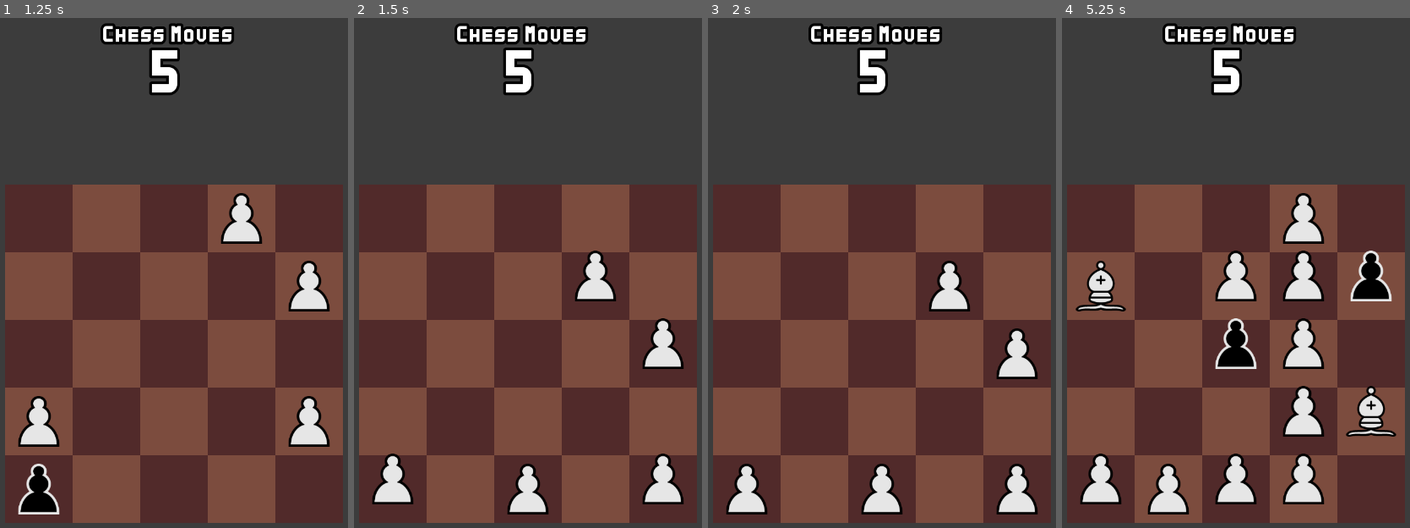
Above: before the commit, frames 1-4 (left to right).
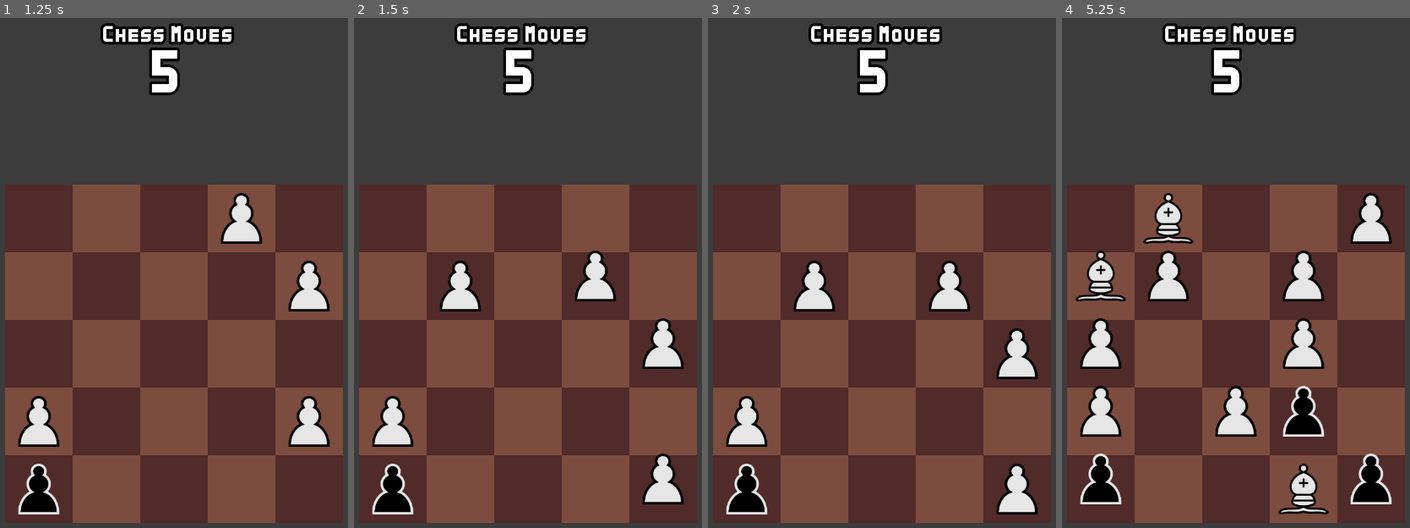
Above: after the commit, the same moments.

Repository: abaker-skudlarek/ChessTiles
Game: Godot game, scene res://Scenes/main.tscn
Same seed, same stepped clock (60 frames per second), same inputs: the game is played once before the commit and once after it. The engine's default icon, where the game draws it, is replaced by a stand-in: a white triangle on a blue panel in a dark square.
Inputs (mouse positions are in pixels of both pictures, inside the frame that each line leads up to):
- Up to frame 1 (1.25 s): tap Enter at 0.5 s; move the mouse to (257, 318) at 0.52 s; hold Right (slide_move_right) from 0.53 s (still down); click (257, 318) at 0.67 s
- Up to frame 2 (1.5 s): tap Space at 1.25 s; move the mouse to (392, 487) at 1.27 s; release Right (slide_move_right) at 1.28 s; hold Down (slide_move_down) from 1.28 s (still down); click (392, 487) at 1.42 s
- Up to frame 3 (2 s): keep holding Down (slide_move_down)
- Up to frame 4 (5.25 s): tap Enter at 2, 3.5 s; move the mouse to (1274, 206) at 2.02 s; release Down (slide_move_down) at 2.03 s; hold Right (slide_move_right) 2.03-2.78 s; tap Space at 2.75, 4.25 s; move the mouse to (1218, 487) at 2.77 s; hold Up (slide_move_up) 2.78-3.53 s; click (1218, 487) at 2.92 s; move the mouse to (1236, 420) at 3.52 s; hold Left (slide_move_left) 3.53-5.03 s; click (1236, 420) at 3.67 s; move the mouse to (1236, 288) at 4.27 s; click (1236, 288) at 4.42 s; move the mouse to (1253, 354) at 5.02 s; hold Down (slide_move_down) from 5.03 s (still down); click (1253, 354) at 5.17 s

Frame 1 is identical in both runs. In frame 2, 3.2% of the frame differs, in the area x 5-56%, y 47-98%; in frame 3, 3.0%; in frame 4, 14%, in the area x 3-97%, y 34-98%.
Error after the commit: Cannot call method 'has_method' on a null value. (res://Scripts/Game/board.gd:439)

Commit message:
removing slide move capturing

Diff:
--- a/Scripts/Game/board.gd
+++ b/Scripts/Game/board.gd
@@ -112,7 +112,7 @@
 	var piece_at_current_location: Node = _board[current_piece_grid_location.x][current_piece_grid_location.y]
 	var piece_at_new_location: Node = _board[new_piece_grid_location.x][new_piece_grid_location.y]
 
-	# If there is no piece at the current location, we shouldn't have called this function. Print and error and return
+	# If there is no piece at the current location, we shouldn't have called this function. Print an error and return
 	if piece_at_current_location == null:
 		printerr("!!! Attempted to slide move from a square with no piece on it !!!")
 		return 0
@@ -121,9 +121,6 @@
 	if piece_at_new_location == null:
 		_move_piece_from_location_a_to_empty_location_b(current_piece_grid_location, new_piece_grid_location)
 		return 1
-
-	# If we've gotten here, we know that there is a piece at both the current and new locations. We need to check
-	# which family the pieces belong to and deal with them based on that
 
 	# If the piece at the current location is a player piece and the piece at the new location is a player piece, we
 	# need to check if we can merge them, or if they can't move
@@ -148,34 +145,9 @@
 		else:
 			return 0
 
-	# If the piece at the current location is a player piece and the piece at the new location is an enemy piece,
-	# we simply want to allow the player piece to take the enemy piece
-	if (
-		piece_at_current_location.piece_family == GameManager.PLAYER_FAMILY and
-		piece_at_new_location.piece_family == GameManager.ENEMY_FAMILY
-	):
-		_move_and_take_piece_from_location_a_to_location_b(current_piece_grid_location, new_piece_grid_location)
-		return 1
-
-	# If the piece at the current location is an enemy piece and the piece at the new location is a player piece,
-	# we simply want to allow the enemy piece to take the player piece
-	if (
-		piece_at_current_location.piece_family == GameManager.ENEMY_FAMILY and
-		piece_at_new_location.piece_family == GameManager.PLAYER_FAMILY
-	):
-		_move_and_take_piece_from_location_a_to_location_b(current_piece_grid_location, new_piece_grid_location)
-		return 1
-
-	# If the piece at the current location is an enemy piece and the piece at the new location is an enemy piece,
-	# nothing should happen. We don't want to allow enemy pieces to merge or take each other
-	if (
-		piece_at_current_location.piece_family == GameManager.ENEMY_FAMILY and
-		piece_at_new_location.piece_family == GameManager.ENEMY_FAMILY
-	):
-		return 0
-
-	# If we've gotten all the way down here without returning yet, something weird happened. Print an error and return 0
-	printerr("!!! Something weird happened. We got to the bottom of _slide_move_piece() in board.gd !!!")
+	# If we've gotten here, then the piece we are trying to slide move is not allowed to slide move, either because
+	# it's two enemy pieces (enemy piece merging is not allowed), or because they are two opposing pieces (piece
+	# capturing during a slide move is not allowed)
 	return 0
 
 # ------------------------------------------------------------------------------------------------ #
@@ -221,8 +193,9 @@
 	# Get the amount of empty spaces on the board defined by num_pieces_to_spawn. Each empty space is a Vector2()
 	var empty_spaces: Array = _get_random_empty_board_spaces(pieces_to_spawn.size())
 
-	# For each piece to spawn, get the next empty grid location and spawn it at that location
-	for i in pieces_to_spawn.size():
+	# For each empty space, spawn the next piece at that location. We are iterating through the empty spaces
+	# so that we never try to spawn more pieces than we have open spaces for.
+	for i in empty_spaces.size():
 		var grid_location: Vector2 = _pixel_to_grid(Vector2(empty_spaces[i].x, empty_spaces[i].y))
 		_spawn_piece_at_grid_location(grid_location, pieces_to_spawn[i])
 
@@ -367,8 +340,6 @@
 # ------------------------------------------------------------------------------------------------ #
 
 ## Helper function that moves a piece from location_a to location_b and takes the piece in location_b.
-## This can be used during a chess move, or when a slide move occurs and two pieces of different piece
-## families collide with each other.
 func _move_and_take_piece_from_location_a_to_location_b(grid_location_a: Vector2, grid_location_b: Vector2) -> void:
 
 	# Delete the piece at location_b
@@ -483,7 +454,6 @@
 	_remove_move_overlays()
 	_chess_move_piece_to_enemy_square(overlay_pixel_location)
 
-
 # ------------------------------------------------------------------------------------------------ #
 # -- Public Functions -- #
 # ------------------------------------------------------------------------------------------------ #
